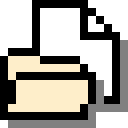
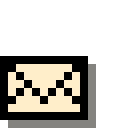
Before/after of a w=128, h=128 layered artwork. What changed in the layer stack:
renamed "Layer 2" to "locate", hid it over [8,48,104,128]
added layer "email (opacity)" above "email" over [8,56,96,128]
hid "preset" over [32,0,128,112]
